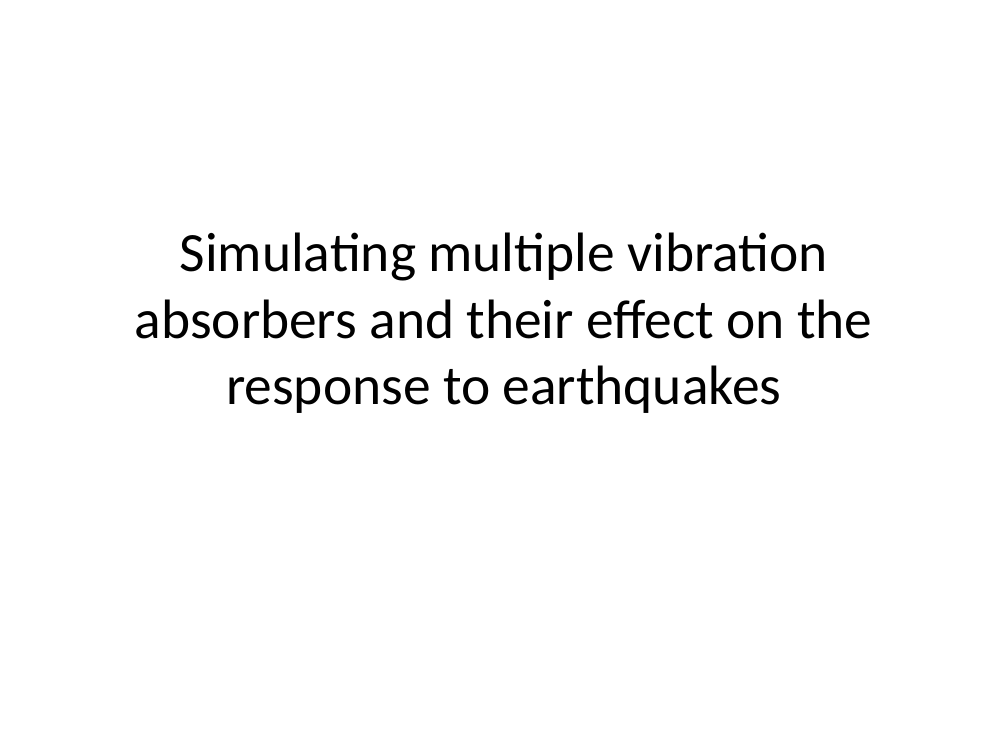
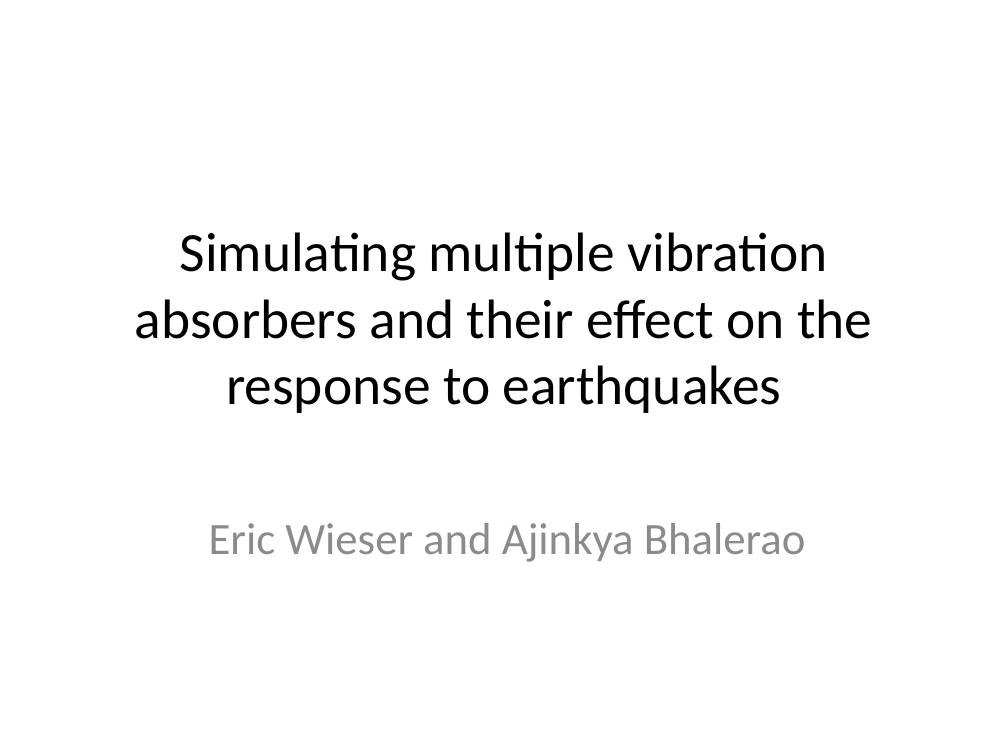
Before and after one commit to eric-wieser/cued-icw, a slide deck: slide 1 of powerpoint.pptx. Drawn at 1008x756 pixels with LibreOffice and Linux fonts; fonts in the diff are those of the drawing. Boxes give left, top, right and bottom in pixels: in the first picture for what was removed or moved away, otherwise in the second. Text is boxed around its words. In the diff, an @@ line names an element or a change of style, - is before the commit and + after.

```diff
--- a/powerpoint.pptx
+++ b/powerpoint.pptx
@@ subtitle added at bbox=[209, 523, 806, 562], 32 pt, text #8C8C8C @@
+Eric Wieser and Ajinkya Bhalerao
```
Also in this commit, not shown: 5 other slides changed, 8 slides added, 2 slides removed.
